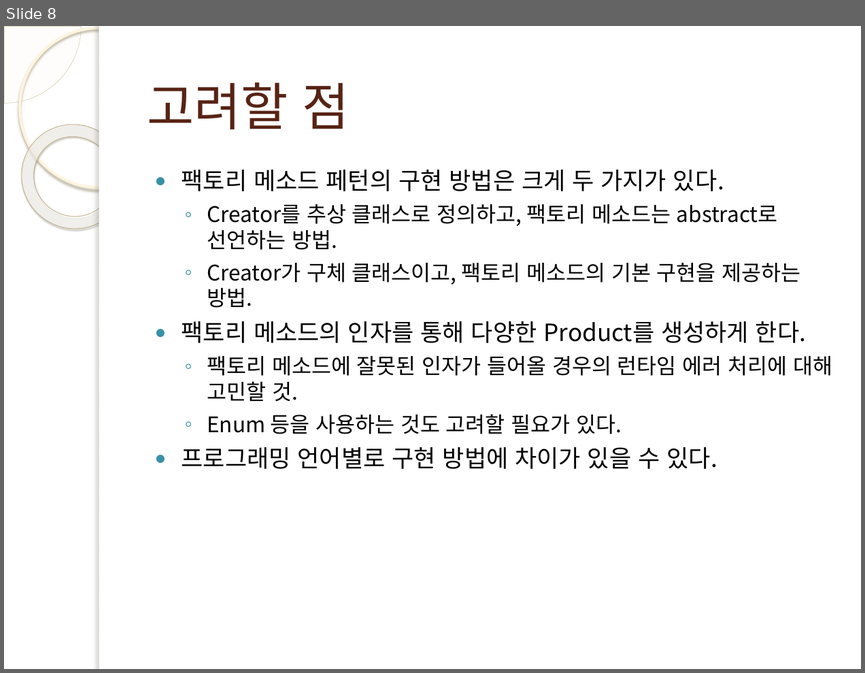
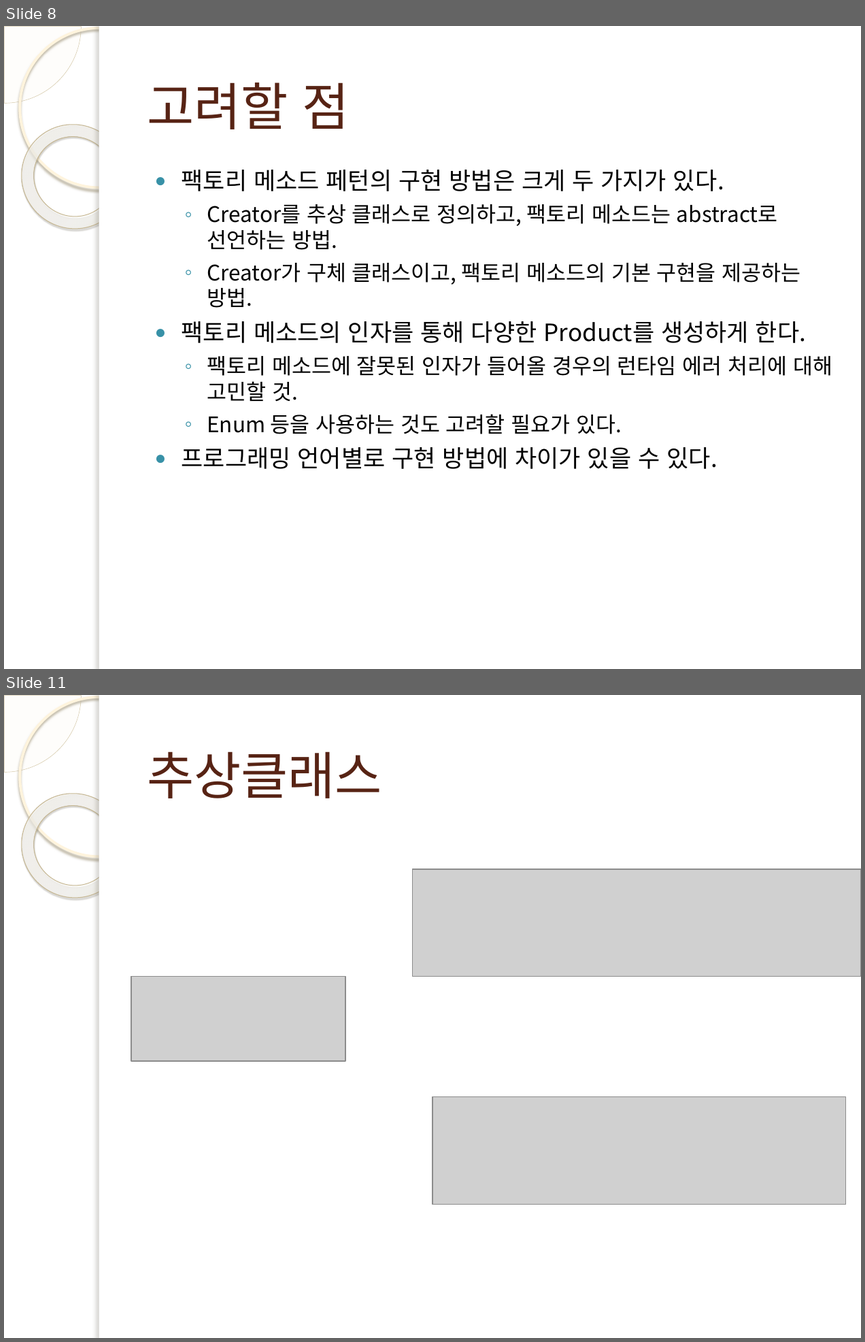
Before and after one commit to wook-dragon/young-rich, a slide deck: Factory_Pattern/kum/팩토리 메소드 ppt.pptx. Shown one above the other, each under a label of ours: slide 8 before the commit, slides 8 and 11 after it; the slides between them are not shown. The pictures are 865x673 and 865x1342 pixels, drawn with LibreOffice and Linux fonts; fonts in the diff are those of the drawing; grey boxes stand for pictures; background and template pictures are left out. Boxes give left, top, right and bottom in pixels: in the first picture for what was removed or moved away, otherwise in the second. Text is boxed around its words. In the diff, an @@ line names an element or a change of style, - is before the commit and + after.

Commit message:
추상 팩토리 패턴

```diff
--- a/Factory_Pattern/kum/팩토리 메소드 ppt.pptx
+++ b/Factory_Pattern/kum/팩토리 메소드 ppt.pptx
@@ slide 11 added at bbox=[4, 695, 861, 1338], background picture (left out); not listed: 5 template elements that a slide beside it also shows @@
@@ title added at bbox=[147, 751, 382, 798], 43 pt, text #572314 @@
+추상클래스
@@ picture added at bbox=[412, 869, 861, 976] @@
@@ picture added at bbox=[130, 976, 345, 1061] @@
@@ picture added at bbox=[432, 1097, 845, 1205] @@
```
Also in this commit, not shown: 11 other slides added, 18 other files.
